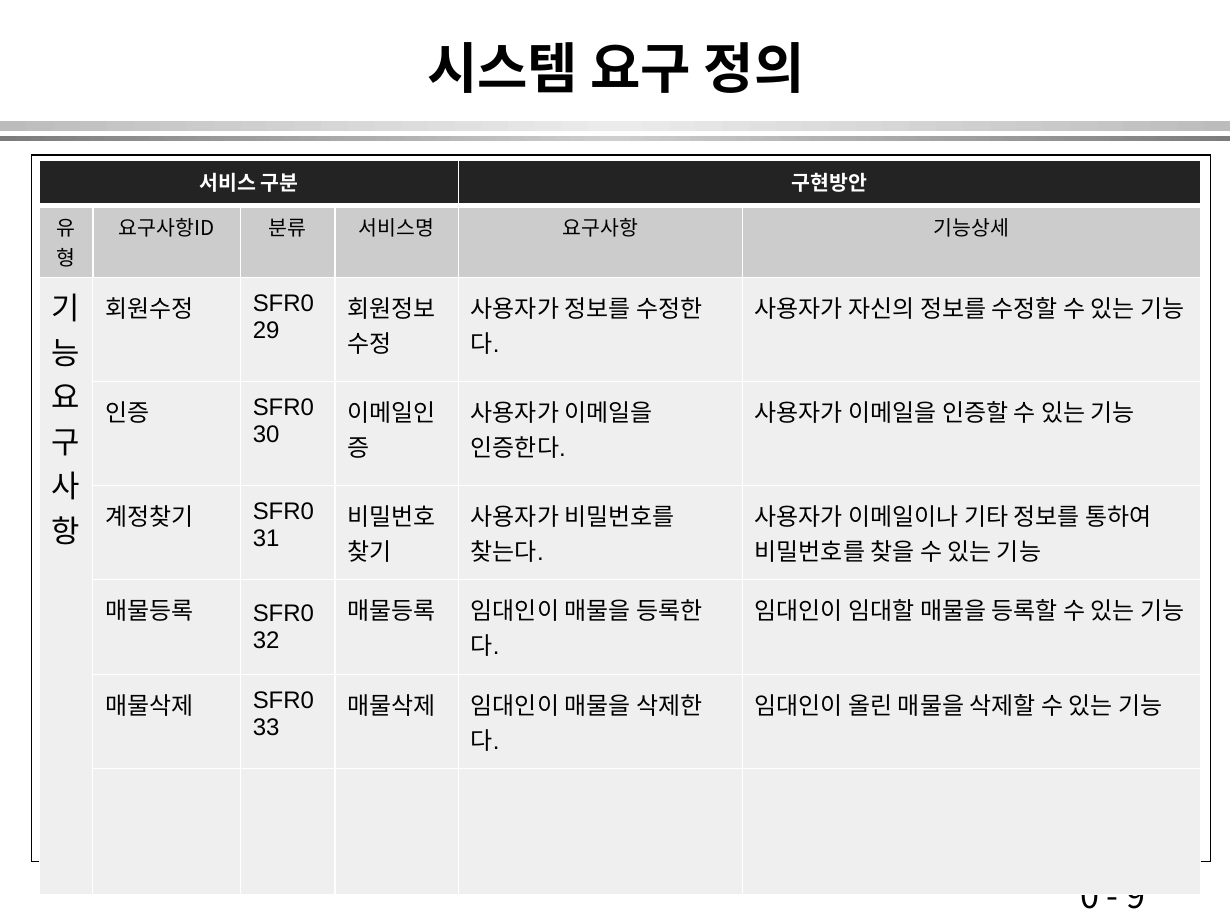
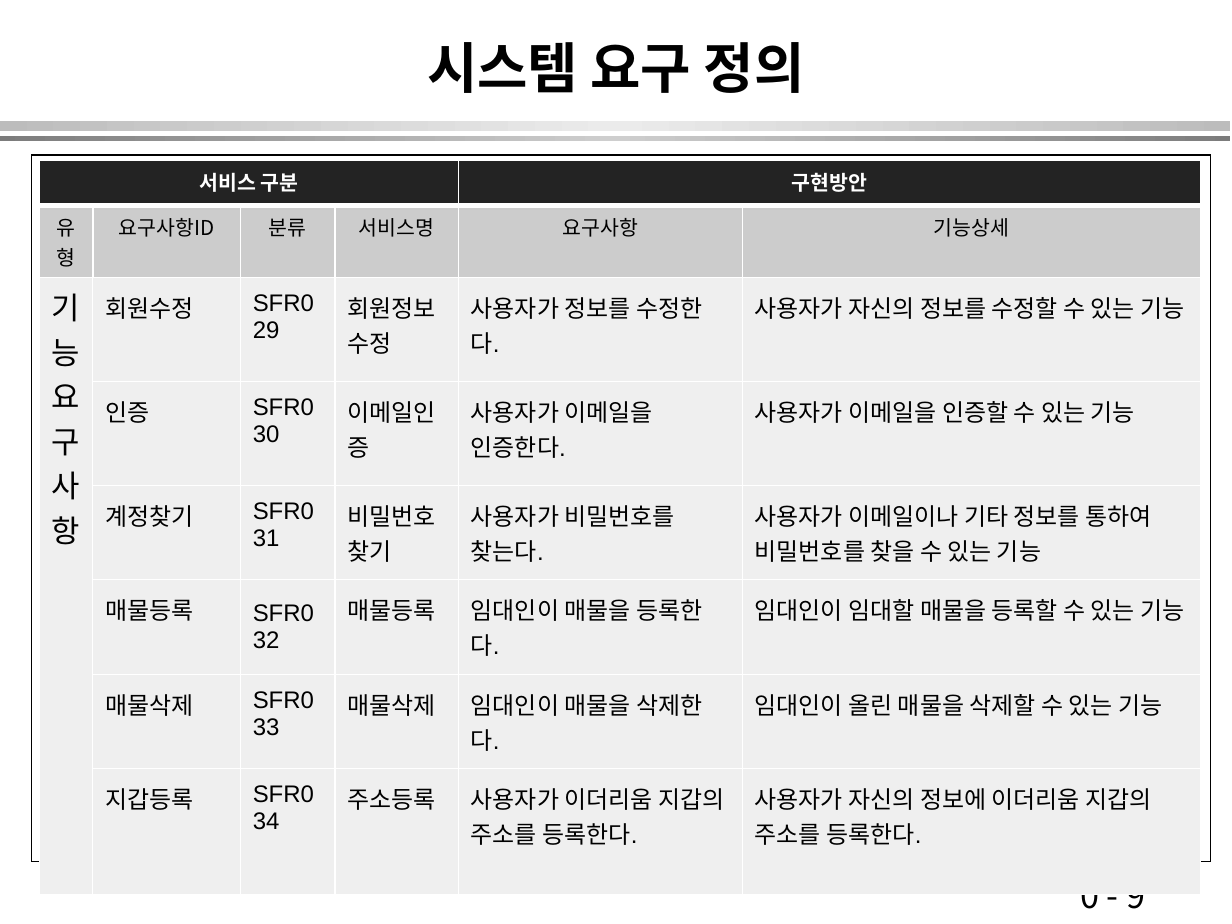
Before and after one commit to EtriProperty/Property, a slide deck: slide 9 of docs/pro.pptx. Drawn at 1232x924 pixels with LibreOffice and Linux fonts; fonts in the diff are those of the drawing. Boxes give left, top, right and bottom in pixels: in the first picture for what was removed or moved away, otherwise in the second. Text is boxed around its words. In the diff, an @@ line names an element or a change of style, - is before the commit and + after.

```diff
--- a/docs/pro.pptx
+++ b/docs/pro.pptx
@@ table at <box>39,160,1201,849</box> @@
-row 8:  |  |  |  |  | 
+row 8:  | 지갑등록 | SFR034 | 주소등록 | 사용자가 이더리움 지갑의 주소를 등록한다. | 사용자가 자신의 정보에 이더리움 지갑의 주소를 등록한다.
```
Also in this commit, not shown: 1 slide added, 1 other file.
